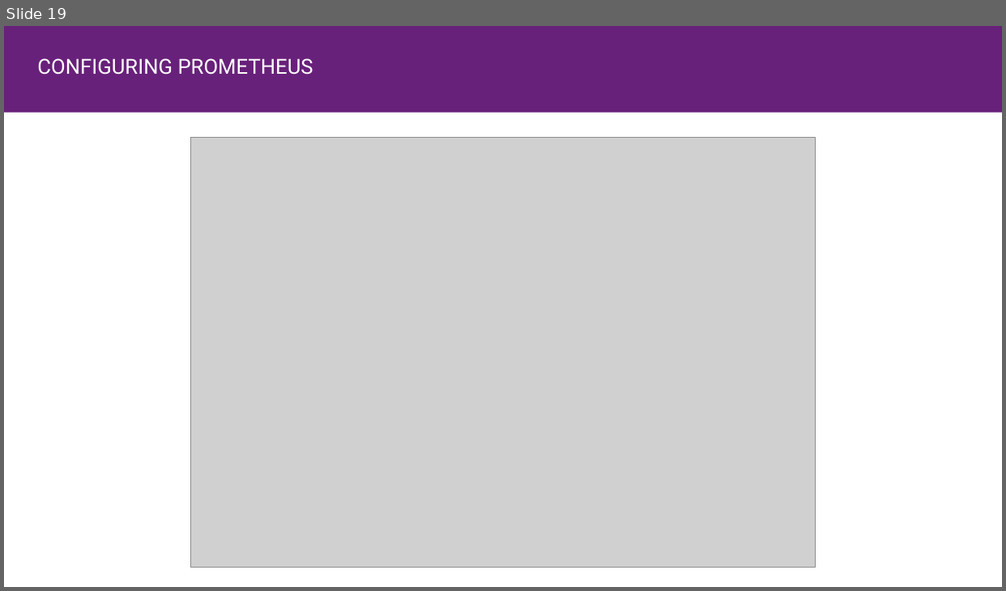
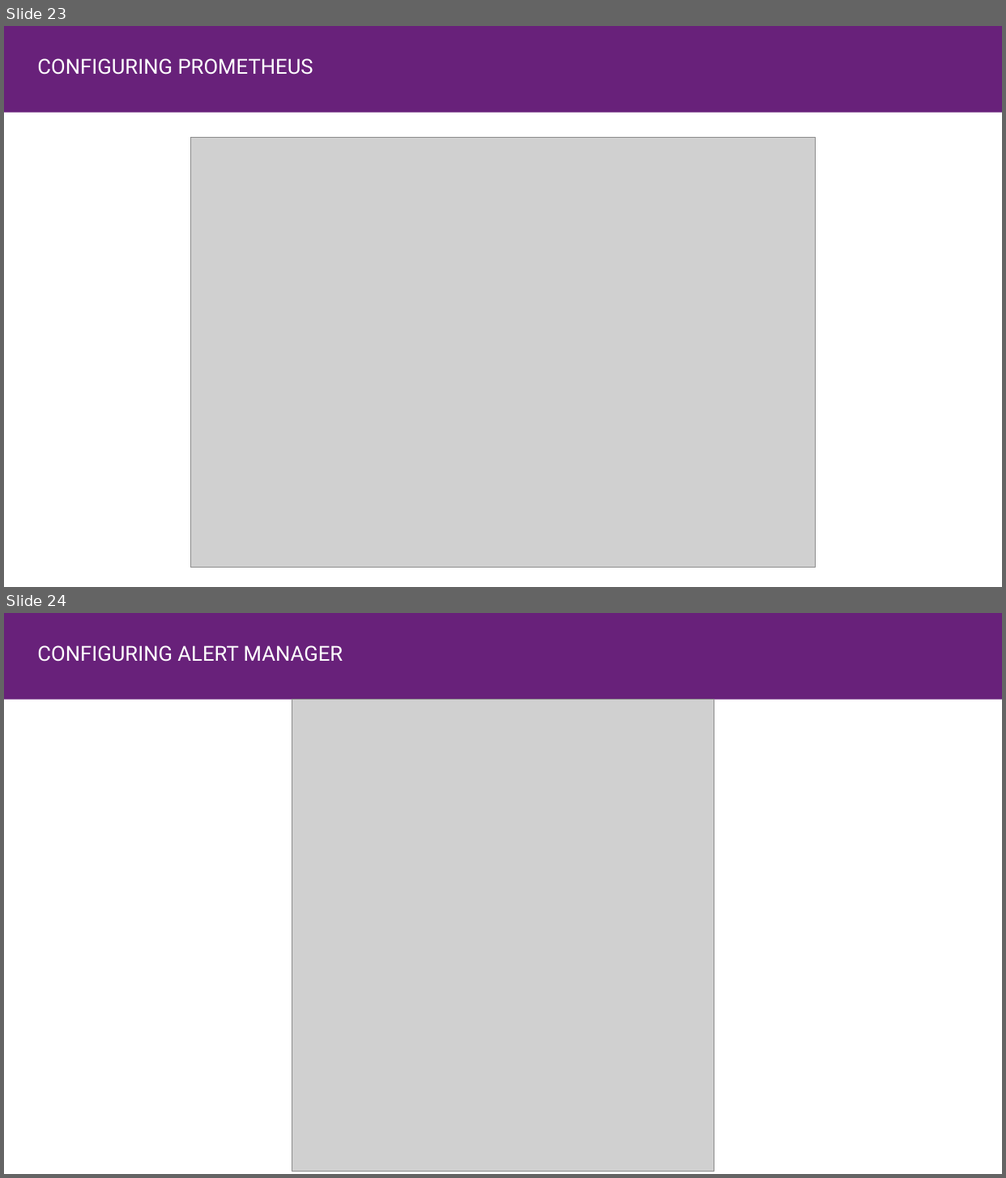
Before and after one commit to jruizx/dotnet-bcn, a slide deck: .net core bcn user group.pptx. Shown one above the other, each under a label of ours: slide 19 before the commit, slides 23 and 24 after it. The pictures are 1006x591 and 1006x1178 pixels, drawn with LibreOffice and Linux fonts; fonts in the diff are those of the drawing; grey boxes stand for pictures. Boxes give left, top, right and bottom in pixels: in the first picture for what was removed or moved away, otherwise in the second. Text is boxed around its words. In the diff, an @@ line names an element or a change of style, - is before the commit and + after.

```diff
--- a/.net core bcn user group.pptx
+++ b/.net core bcn user group.pptx
@@ slide 24 added at box(4, 613, 1002, 1174), background #FFFFFF @@
@@ rectangle added at box(4, 613, 1002, 700), fill #68217A @@
@@ text added at box(37, 645, 343, 662), 20 pt, text #FFFFFF @@
+CONFIGURING ALERT MANAGER
@@ picture added at box(292, 700, 714, 1172) @@
@@ what was slide 19 is now slide 23 @@
```
Also in this commit, not shown: 9 other slides added, 12 slides removed, 11 other files.
